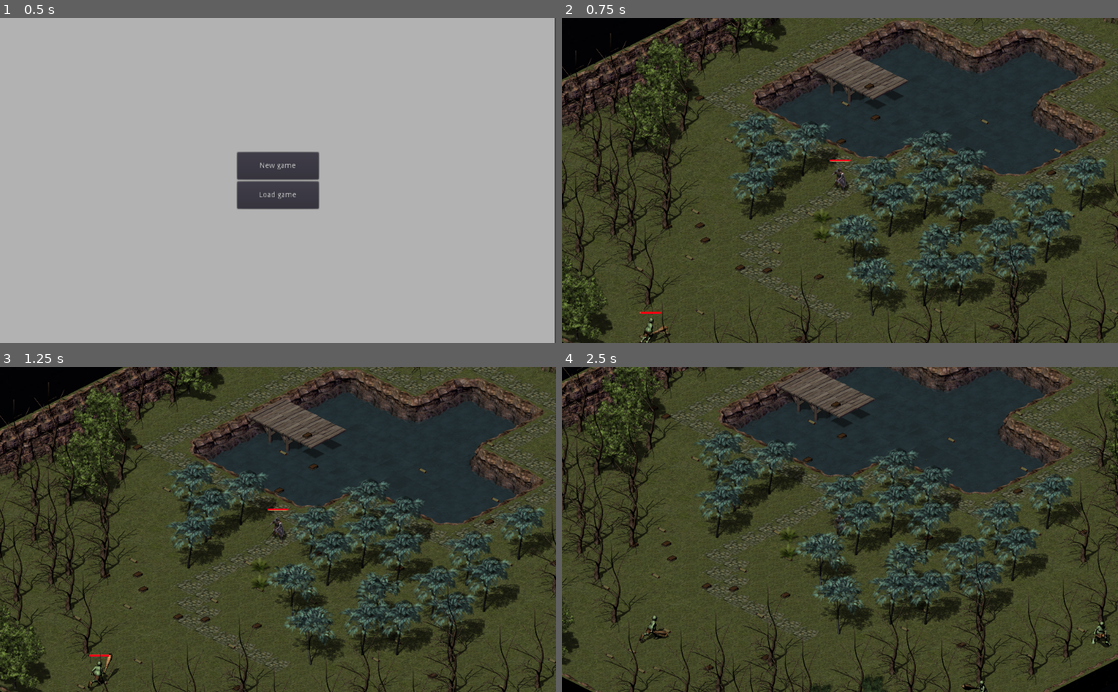
Above: before the commit, frames 1-4 (two rows, left to right).
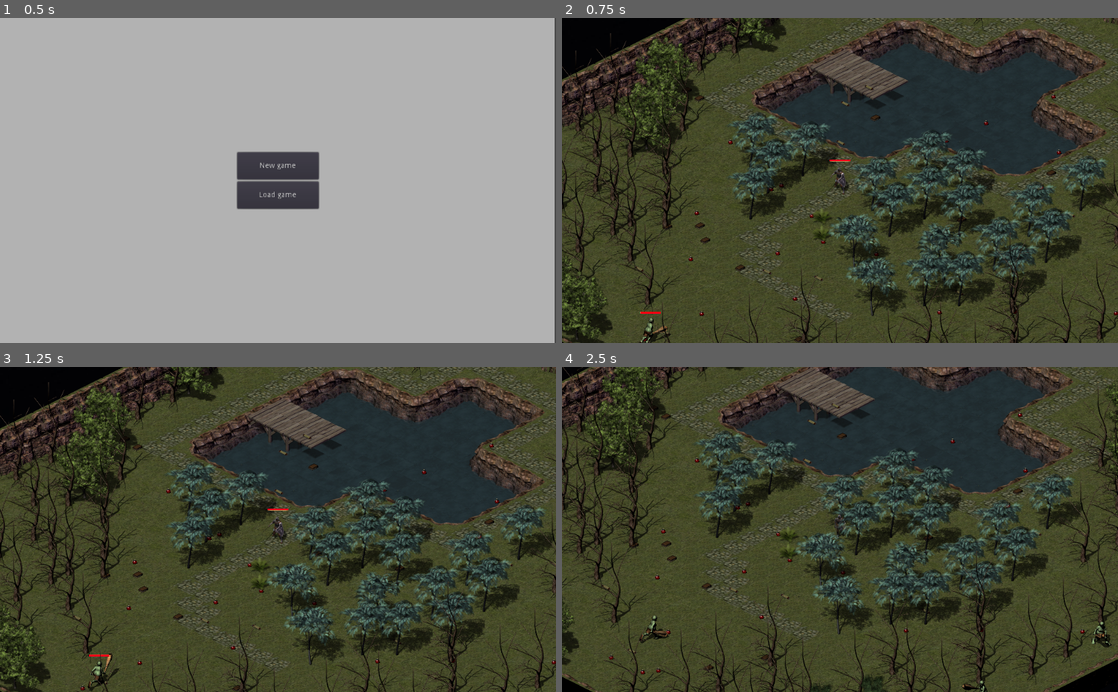
Above: after the commit, the same moments.

Repository: ShinLyan/RPG
Game: Godot game, scene res://scenes/Menu.tscn
Two runs of this game, one before a commit and one after it. Both use one fixed random seed, a clock stepped at 60 frames per second and the inputs below.
Inputs (mouse positions are in pixels of both pictures, inside the frame that each line leads up to):
- Up to frame 1 (0.5 s): no input
- Up to frame 2 (0.75 s): click "New game" at 0.5 s
- Up to frame 3 (1.25 s): no input
- Up to frame 4 (2.5 s): move the mouse to (962, 513) at 1.27 s; hold Right (ui_right) 1.28-2.03 s; hold E (e_click) 1.28-2.03 s; move the mouse to (728, 545) at 2.02 s; hold Down (ui_down) from 2.03 s (still down); tap Alt (Alt) at 2.1 s; tap E (e_click) at 2.3 s

Frame 1 is identical in both runs. In frame 2, 0.3% of the frame differs, in the area x 13-100%, y 19-100%; in frame 3, 0.3%; in frame 4, 0.4%, in the area x 7-95%, y 10-95%.

Commit message:
first aid kit added

Diff:
--- a/Scripts/Character.gd
+++ b/Scripts/Character.gd
@@ -39,7 +39,12 @@
 
 
 func pick(item):
-	self.inventory.add_item(item)
+	if item.item_name == "hp_potion":
+		self.hp += 10
+		update_hp()
+	else:
+		self.inventory.add_item(item)
+
 	return true
 ###################################
 
--- a/Scripts/StartWorld.gd
+++ b/Scripts/StartWorld.gd
@@ -17,7 +17,8 @@
 	var items = [ # список предметов с названиями и связками
 		# предмет, количество предметов в связке, может стакаться или нет
 		["book", 8, {"can_stack":true}],
-		["scroll", 8, {"can_stack":false}],
+		["scroll", 8, {"can_stack":true}],
+		["hp_potion", 8, {"can_stack":false}],
 		["coins", 100, {"can_stack":true}]
 		]
 
@@ -33,7 +34,7 @@
 
 		# выбираем рандомно число от 0 до 1 - это предметы, которые должны быть на карте
 		randomize()
-		var num_rand = int(rand_range(0, 2))
+		var num_rand = int(rand_range(0, 3))
 
 		# передаем список названий
 		new_item.set_item(items[num_rand])
@@ -45,7 +46,6 @@
 func _ready():
 	create_items()
 	create_map()
-
 
 
 func get_player():
Binary file added: Sprites/Items/hp_potion.png
